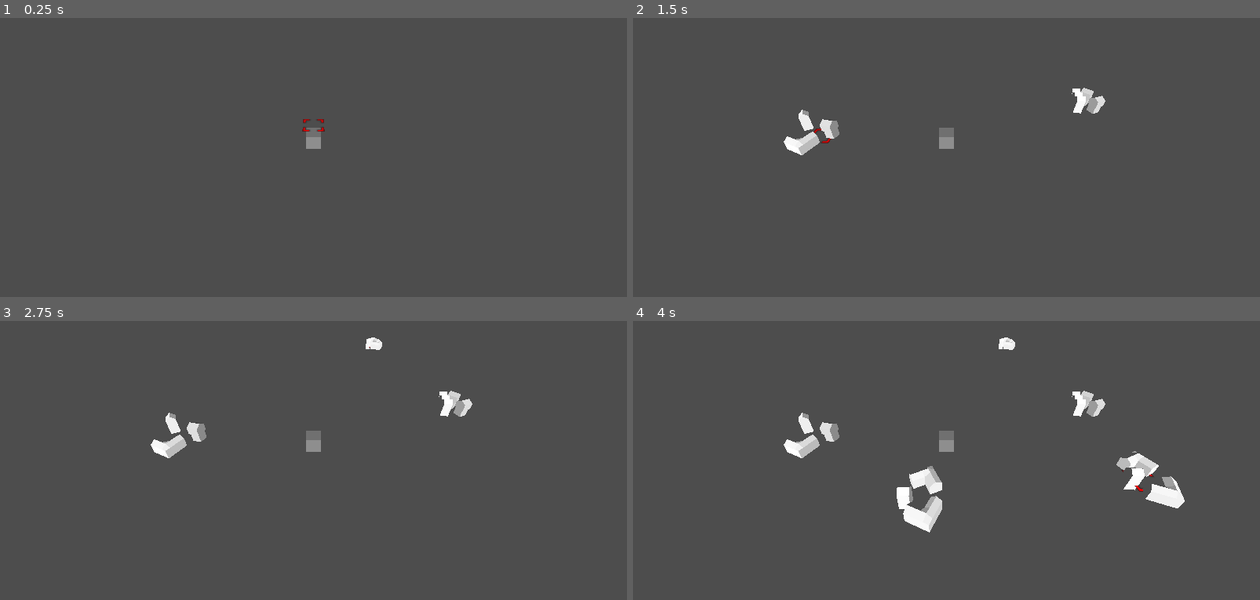
Above: before the commit, frames 1-4 (two rows, left to right).
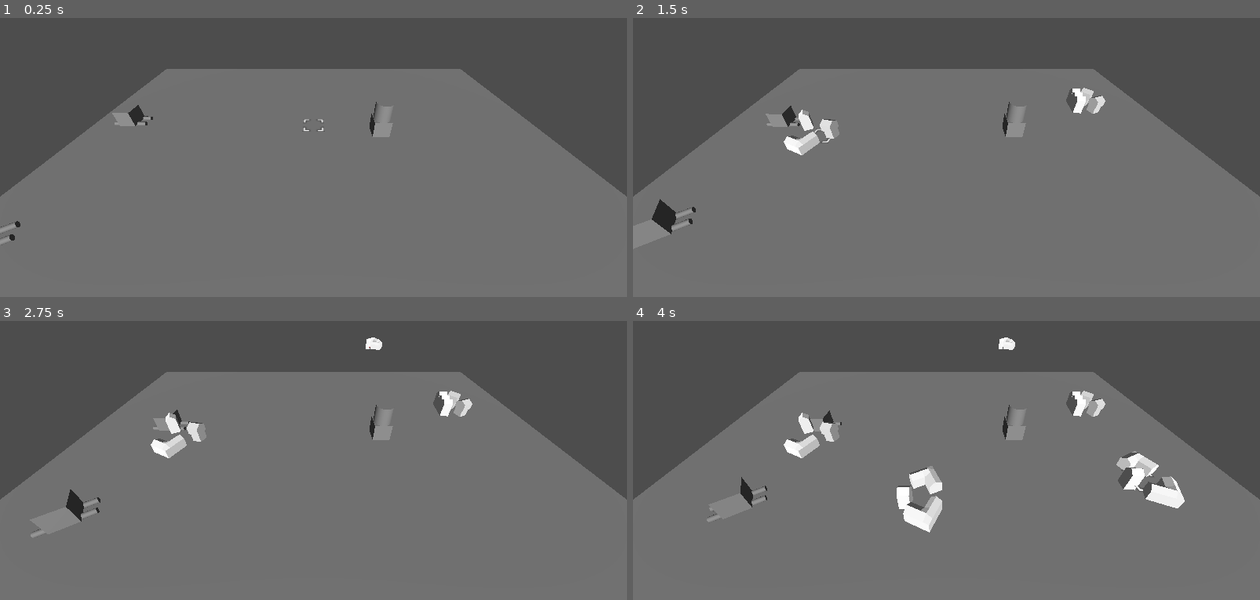
Above: after the commit, the same moments.

Repository: bragasap/gproject
Game: Godot game, scene res://node_3d.tscn
Two runs of this game, one before a commit and one after it. Both use one fixed random seed, a clock stepped at 60 frames per second and the inputs below.
Inputs (mouse positions are in pixels of both pictures, inside the frame that each line leads up to):
- Up to frame 1 (0.25 s): no input
- Up to frame 2 (1.5 s): move the mouse to (1084, 104) at 0.52 s; click (1084, 104) at 0.67 s; move the mouse to (821, 137) at 1.27 s; click (821, 137) at 1.42 s
- Up to frame 3 (2.75 s): move the mouse to (376, 346) at 2.02 s; click (376, 346) at 2.17 s
- Up to frame 4 (4 s): move the mouse to (915, 493) at 2.77 s; click (915, 493) at 2.92 s; move the mouse to (1134, 477) at 3.52 s; click (1134, 477) at 3.67 s

The runs differ from the first frame. In frame 1, 69% of the frame differs, in the area x 0-100%, y 18-100%; in frame 2, 68%; in frame 3, 68%; in frame 4, 66%.

Commit message:
basic wagon setup and ore

Diff:
--- a/node_3d.tscn
+++ b/node_3d.tscn
@@ -1,15 +1,20 @@
-[gd_scene load_steps=7 format=3 uid="uid://mgp02mkor0at"]
+[gd_scene load_steps=9 format=3 uid="uid://mgp02mkor0at"]
 
 [ext_resource type="Script" uid="uid://c3lkidldb5hoc" path="res://basicgen.gd" id="1_a202f"]
 [ext_resource type="Texture2D" uid="uid://cbk07cxgshg26" path="res://sprites/selector.png" id="2_noarx"]
-
-[sub_resource type="BoxMesh" id="BoxMesh_a202f"]
-
-[sub_resource type="BoxMesh" id="BoxMesh_noarx"]
-
-[sub_resource type="BoxShape3D" id="BoxShape3D_a0tk4"]
+[ext_resource type="PackedScene" uid="uid://vo1vd610qrxs" path="res://orenode/ore.tscn" id="3_a0tk4"]
+[ext_resource type="PackedScene" uid="uid://cvg7br2awhs8p" path="res://wagon/wagon.tscn" id="4_r3fl7"]
 
 [sub_resource type="Environment" id="Environment_noarx"]
+
+[sub_resource type="NavigationMesh" id="NavigationMesh_r3fl7"]
+vertices = PackedVector3Array(-14.4226465, 3, -9.564098, -14.4226465, 3, 9.685902, 14.3273535, 3, 9.685902, 14.3273535, 3, -9.564098)
+polygons = [PackedInt32Array(3, 2, 0), PackedInt32Array(0, 2, 1)]
+
+[sub_resource type="BoxMesh" id="BoxMesh_jka67"]
+
+[sub_resource type="BoxShape3D" id="BoxShape3D_i5arm"]
+size = Vector3(5, 5, 5)
 
 [node name="Node3D" type="Node3D" node_paths=PackedStringArray("view_camera", "gridmap", "selector", "heart", "root")]
 script = ExtResource("1_a202f")
@@ -25,11 +30,6 @@
 [node name="GridMap" type="GridMap" parent="."]
 cell_size = Vector3(1, 1, 1)
 
-[node name="MeshInstance3D" type="MeshInstance3D" parent="."]
-transform = Transform3D(5, 0, 0, 0, 1, 0, 0, 0, 5, 0, 0, 0)
-visible = false
-mesh = SubResource("BoxMesh_a202f")
-
 [node name="selector" type="Node3D" parent="."]
 transform = Transform3D(1, 0, 0, 0, -4.371139e-08, -1, 0, 1, -4.371139e-08, 8.18189, -2.3841858e-07, 2.7495484)
 top_level = true
@@ -38,7 +38,7 @@
 texture = ExtResource("2_noarx")
 
 [node name="RayCast3D" type="RayCast3D" parent="selector"]
-target_position = Vector3(0, 0, 1)
+target_position = Vector3(0, 0, 2)
 
 [node name="heart" type="Node3D" parent="."]
 transform = Transform3D(1, 0, 0, 0, -4.371139e-08, -1, 0, 1, -4.371139e-08, 0, 0, 0)
@@ -47,17 +47,31 @@
 [node name="Sprite3D" type="Sprite3D" parent="heart"]
 texture = ExtResource("2_noarx")
 
-[node name="StaticBody3D" type="StaticBody3D" parent="."]
-transform = Transform3D(1, 0, 0, 0, 1, 0, 0, 0, 1, 0, -1.8738449, 0)
-
-[node name="MeshInstance3D" type="MeshInstance3D" parent="StaticBody3D"]
-mesh = SubResource("BoxMesh_noarx")
-
-[node name="CollisionShape3D" type="CollisionShape3D" parent="StaticBody3D"]
-shape = SubResource("BoxShape3D_a0tk4")
-
 [node name="WorldEnvironment" type="WorldEnvironment" parent="."]
 environment = SubResource("Environment_noarx")
 
 [node name="DirectionalLight3D" type="DirectionalLight3D" parent="."]
 transform = Transform3D(1, 0, 0, 0, 0.86741835, 0.4975796, 0, -0.4975796, 0.86741835, 0, 0, 0)
+
+[node name="Ore" parent="." instance=ExtResource("3_a0tk4")]
+transform = Transform3D(1, 0, 0, 0, 1, 0, 0, 0, 1, 4, 0, 1)
+
+[node name="CharacterBody3D" parent="." instance=ExtResource("4_r3fl7")]
+transform = Transform3D(1, 0, 0, 0, 1, 0, 0, 0, 1, -12.091639, -0.112648845, -0.21822673)
+
+[node name="NavigationRegion3D" type="NavigationRegion3D" parent="."]
+transform = Transform3D(1, 0, 0, 0, 1, 0, 0, 0, 1, 0, -3.6063488, 0)
+navigation_mesh = SubResource("NavigationMesh_r3fl7")
+
+[node name="StaticBody3D" type="StaticBody3D" parent="NavigationRegion3D"]
+
+[node name="MeshInstance3D" type="MeshInstance3D" parent="NavigationRegion3D/StaticBody3D"]
+transform = Transform3D(29.845293, 0, 0, 0, 5, 0, 0, 0, 20.128197, 0, 0, 0)
+mesh = SubResource("BoxMesh_jka67")
+
+[node name="CollisionShape3D" type="CollisionShape3D" parent="NavigationRegion3D/StaticBody3D"]
+transform = Transform3D(5.863991, 0, 0, 0, 1, 0, 0, 0, 4.0109997, 0, 0, 0)
+shape = SubResource("BoxShape3D_i5arm")
+
+[node name="CharacterBody3D2" parent="." instance=ExtResource("4_r3fl7")]
+transform = Transform3D(1, 0, 0, 0, 1, 0, 0, 0, 1, -12.427345, 0.17392361, 8.0781765)
--- /dev/null
+++ b/orenode/ore.gd
@@ -0,0 +1,10 @@
+extends Node3D
+@export var maxMiner:int;
+@export var oreValue:int;
+@export var oreType:String;
+func modOreValue(mod:int):
+	oreValue = oreValue * mod
+func modMaxMinerValue(mod:int):
+	oreValue = oreValue * mod
+func getOreValue():
+	return oreValue
--- /dev/null
+++ b/orenode/ore.tscn
@@ -0,0 +1,18 @@
+[gd_scene load_steps=4 format=3 uid="uid://vo1vd610qrxs"]
+
+[ext_resource type="Script" uid="uid://boxb578ipypyy" path="res://orenode/ore.gd" id="1_21rsy"]
+
+[sub_resource type="BoxMesh" id="BoxMesh_yf7uh"]
+
+[sub_resource type="CylinderMesh" id="CylinderMesh_21rsy"]
+
+[node name="Ore" type="Node3D"]
+script = ExtResource("1_21rsy")
+
+[node name="MeshInstance3D" type="MeshInstance3D" parent="."]
+mesh = SubResource("BoxMesh_yf7uh")
+
+[node name="MeshInstance3D2" type="MeshInstance3D" parent="."]
+transform = Transform3D(1, 0, 0, 0, 1, 0, 0, 0, 1, 0, 0.6046393, 0)
+mesh = SubResource("CylinderMesh_21rsy")
+skeleton = NodePath("../MeshInstance3D")
--- /dev/null
+++ b/wagon/wagon.gd
@@ -0,0 +1,28 @@
+extends CharacterBody3D
+
+@onready var agent: NavigationAgent3D = $NavigationAgent3D
+@export var speed = 1
+@export var target: Vector3
+func _ready():
+	agent.set_target_position(target)
+	print(target)
+func updateTarget(pos:Vector3):
+
+	target = pos
+	agent.set_target_position(pos)
+func _physics_process(_delta):
+	if agent.is_navigation_finished():
+		print("done")
+		return
+	look_at(target)
+	rotation.x=0
+	rotation.z =0
+	if position.distance_to(target) > 0.5:
+		var curLoc = global_transform.origin
+		var nextLoc = agent.get_next_path_position()
+		#print(agent.get_target_position(),curLoc,nextLoc)
+		#if(curLoc!=nextLoc):
+		print("moving")
+		var newVel = (nextLoc-curLoc).normalized() * speed
+		velocity = newVel
+		move_and_slide()
--- /dev/null
+++ b/wagon/wagon.tscn
@@ -0,0 +1,28 @@
+[gd_scene load_steps=5 format=3 uid="uid://cvg7br2awhs8p"]
+
+[ext_resource type="Script" uid="uid://cu7l8xvnrdv4w" path="res://wagon/wagon.gd" id="1_7qof3"]
+
+[sub_resource type="BoxMesh" id="BoxMesh_7qof3"]
+
+[sub_resource type="CylinderMesh" id="CylinderMesh_yj5o1"]
+
+[sub_resource type="BoxShape3D" id="BoxShape3D_i2qh3"]
+
+[node name="CharacterBody3D" type="CharacterBody3D"]
+script = ExtResource("1_7qof3")
+
+[node name="MeshInstance3D" type="MeshInstance3D" parent="."]
+mesh = SubResource("BoxMesh_7qof3")
+
+[node name="MeshInstance3D" type="MeshInstance3D" parent="MeshInstance3D"]
+transform = Transform3D(0.25, 0, 0, 0, -4.371139e-08, -0.25, 0, 1, -1.0927847e-08, -0.43034863, -0.52201325, 0)
+mesh = SubResource("CylinderMesh_yj5o1")
+
+[node name="MeshInstance3D2" type="MeshInstance3D" parent="MeshInstance3D"]
+transform = Transform3D(0.25, 0, 0, 0, -4.371139e-08, -0.25, 0, 1, -1.0927847e-08, 0.19052583, -0.52201325, 0)
+mesh = SubResource("CylinderMesh_yj5o1")
+
+[node name="CollisionShape3D" type="CollisionShape3D" parent="."]
+shape = SubResource("BoxShape3D_i2qh3")
+
+[node name="NavigationAgent3D" type="NavigationAgent3D" parent="."]
Not shown, added: orenode/ore.gd.uid
Not shown, added: wagon/wagon.gd.uid
